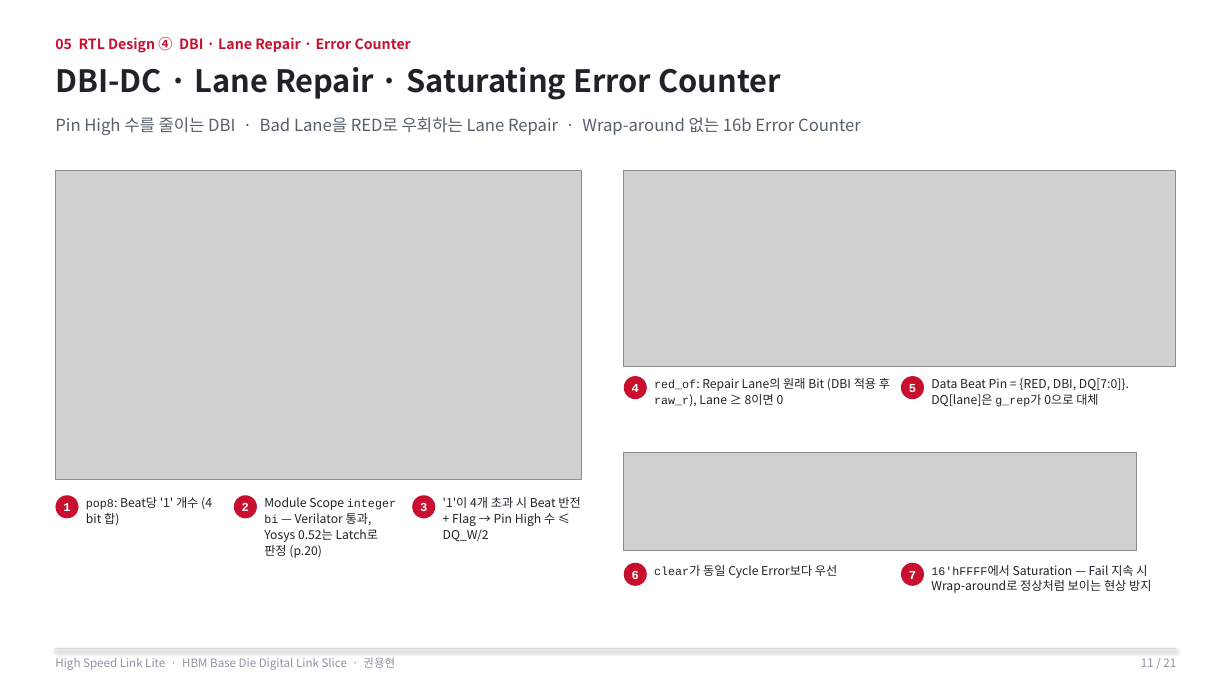
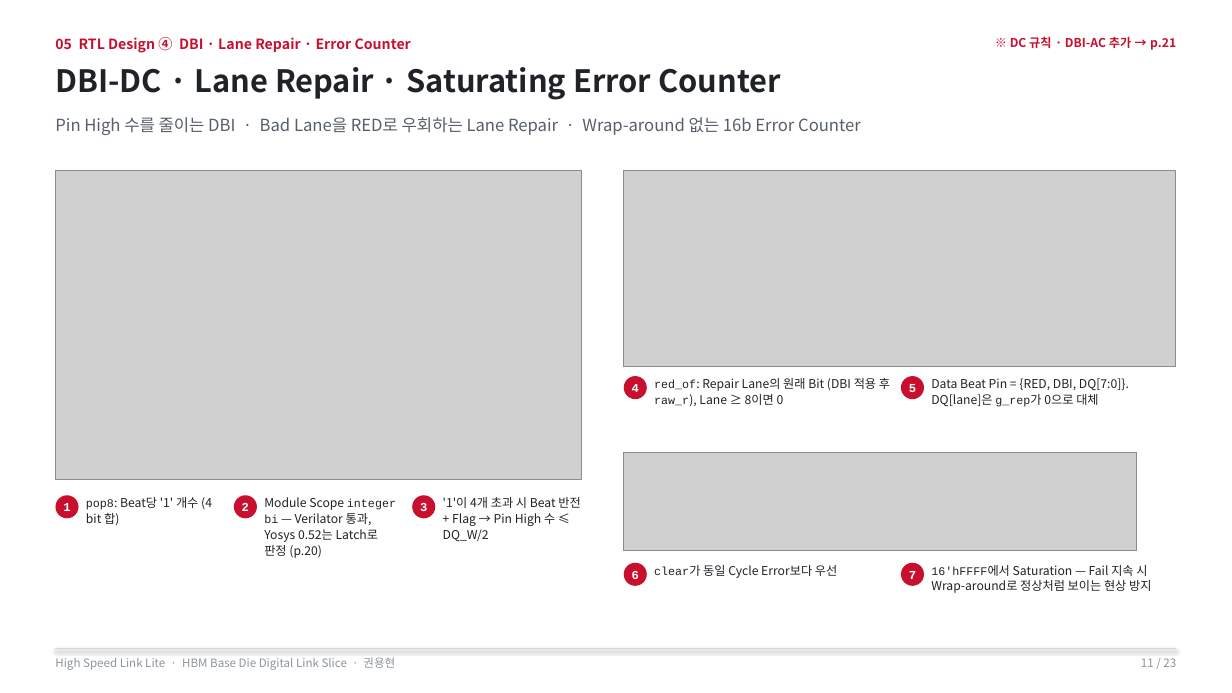
Before and after one commit to yhkwon-git/High_Speed_Link_Lite, a slide deck: slide 11 of portfolio-deck/HighSpeedLinkLite_Portfolio.pptx. Drawn at 1232x693 pixels with LibreOffice and Linux fonts; fonts in the diff are those of the drawing; grey boxes stand for pictures. Boxes give left, top, right and bottom in pixels: in the first picture for what was removed or moved away, otherwise in the second. Text is boxed around its words. In the diff, an @@ line names an element or a change of style, - is before the commit and + after.

```diff
--- a/portfolio-deck/HighSpeedLinkLite_Portfolio.pptx
+++ b/portfolio-deck/HighSpeedLinkLite_Portfolio.pptx
@@ text added at (1010,36,1176,50), 9.5 pt, text #C8102E, bold @@
+※ DC 규칙 · DBI-AC 추가 → p.21
@@ text at (1141,658,1176,667): text changed @@
-11 / 21
+11 / 23
```
Also in this commit, not shown: 20 other slides changed, 2 slides added, 3 other files.
